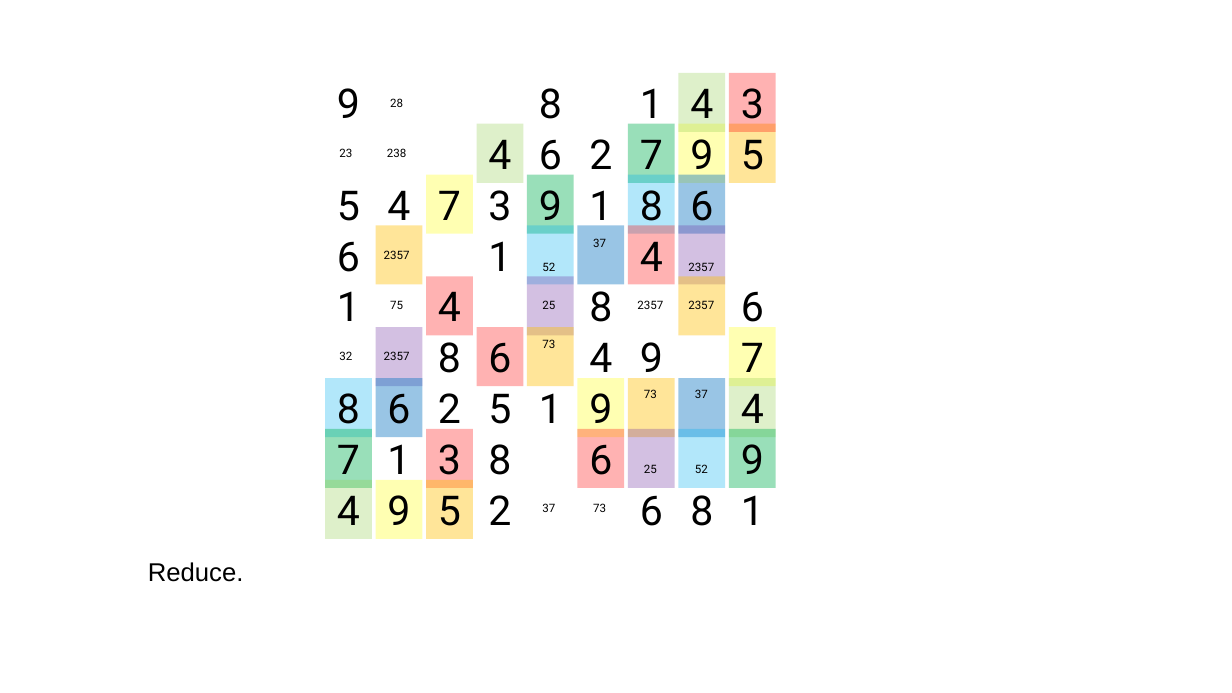
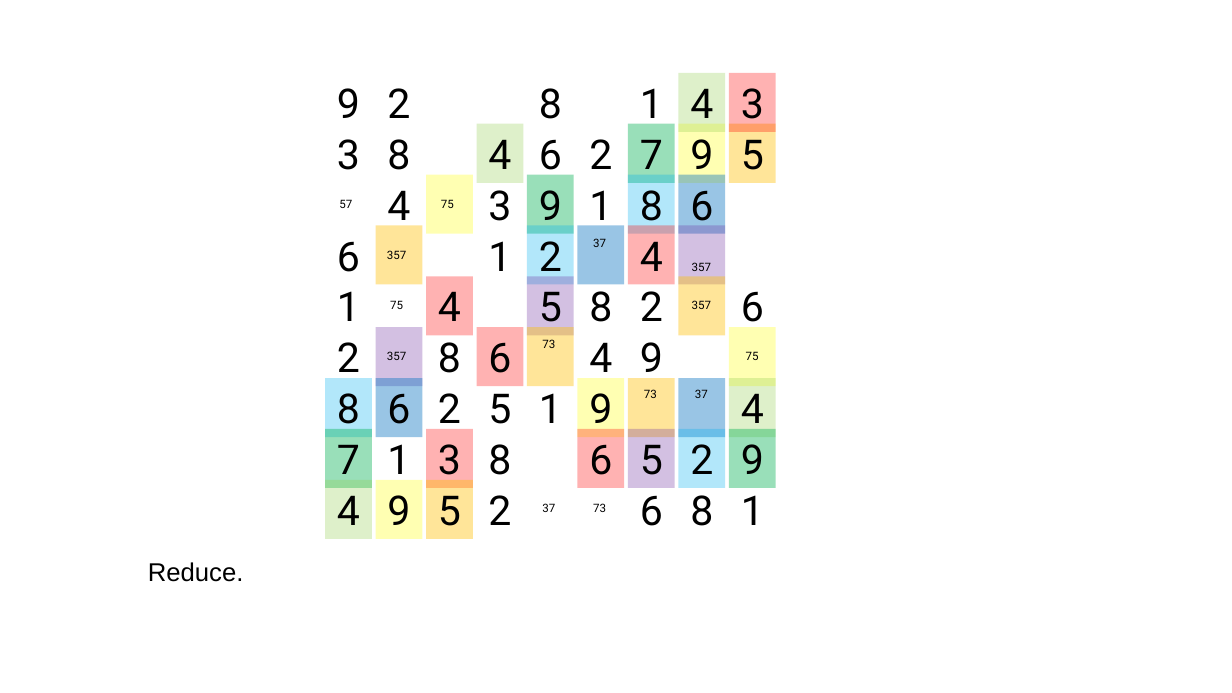
Before and after one commit to jhardis/WSJ_Number_Puzzles, a slide deck: slide 50 of 20260502_2.pptx (slide 56 before the commit). Drawn at 1232x693 pixels with LibreOffice and Linux fonts; fonts in the diff are those of the drawing; background and template pictures are left out. Boxes give left, top, right and bottom in pixels: in the first picture for what was removed or moved away, otherwise in the second. Text is boxed around its words. In the diff, an @@ line names an element or a change of style, - is before the commit and + after.

```diff
--- a/20260502_2.pptx
+++ b/20260502_2.pptx
@@ text added at (x1=387, y1=88, x2=410, y2=118), 32 pt, text #000000 @@
+2
@@ text removed at (x1=390, y1=98, x2=403, y2=107) @@
-28
@@ text added at (x1=337, y1=139, x2=360, y2=170), 32 pt, text #000000 @@
+3
@@ text removed at (x1=339, y1=148, x2=352, y2=157) @@
-23
@@ text removed at (x1=387, y1=148, x2=406, y2=157) @@
-238
@@ text added at (x1=387, y1=139, x2=410, y2=170), 32 pt, text #000000 @@
+8
@@ text removed at (x1=337, y1=190, x2=360, y2=221) @@
-5
@@ text added at (x1=339, y1=199, x2=352, y2=208), 9 pt, text #000000 @@
+57
@@ text in rectangle at (x1=438, y1=190, x2=461, y2=220): text removed @@
-7
@@ text added at (x1=441, y1=199, x2=454, y2=208), 9 pt, text #000000 @@
+75
@@ text in rectangle at (x1=539, y1=233, x2=562, y2=281): text added @@
+2
@@ text at (x1=387, y1=250, x2=406, y2=259): text changed @@
-2357
+357
@@ text removed at (x1=542, y1=262, x2=555, y2=271) @@
-52
@@ text at (x1=692, y1=262, x2=711, y2=271): text changed @@
-2357
+357
@@ text in rectangle at (x1=539, y1=291, x2=562, y2=332): text added @@
+5
@@ text added at (x1=640, y1=291, x2=663, y2=321), 32 pt, text #000000 @@
+2
@@ text removed at (x1=542, y1=300, x2=555, y2=309) @@
-25
@@ text removed at (x1=637, y1=300, x2=663, y2=309) @@
-2357
@@ text at (x1=692, y1=300, x2=711, y2=309): text changed @@
-2357
+357
@@ text added at (x1=337, y1=342, x2=360, y2=383), 32 pt, text #000000 @@
+2
@@ text removed at (x1=339, y1=351, x2=352, y2=360) @@
-32
@@ text at (x1=387, y1=351, x2=406, y2=360): text changed @@
-2357
+357
@@ text in rectangle at (x1=741, y1=342, x2=764, y2=372): text removed @@
-7
@@ text added at (x1=746, y1=351, x2=759, y2=360), 9 pt, text #000000 @@
+75
@@ text in rectangle at (x1=640, y1=436, x2=663, y2=475): text added @@
+5
@@ text in rectangle at (x1=690, y1=436, x2=713, y2=474): text added @@
+2
@@ text removed at (x1=644, y1=464, x2=657, y2=473) @@
-25
@@ text removed at (x1=695, y1=464, x2=708, y2=473) @@
-52
```
Also in this commit, not shown: 9 other slides changed, 7 slides removed.
